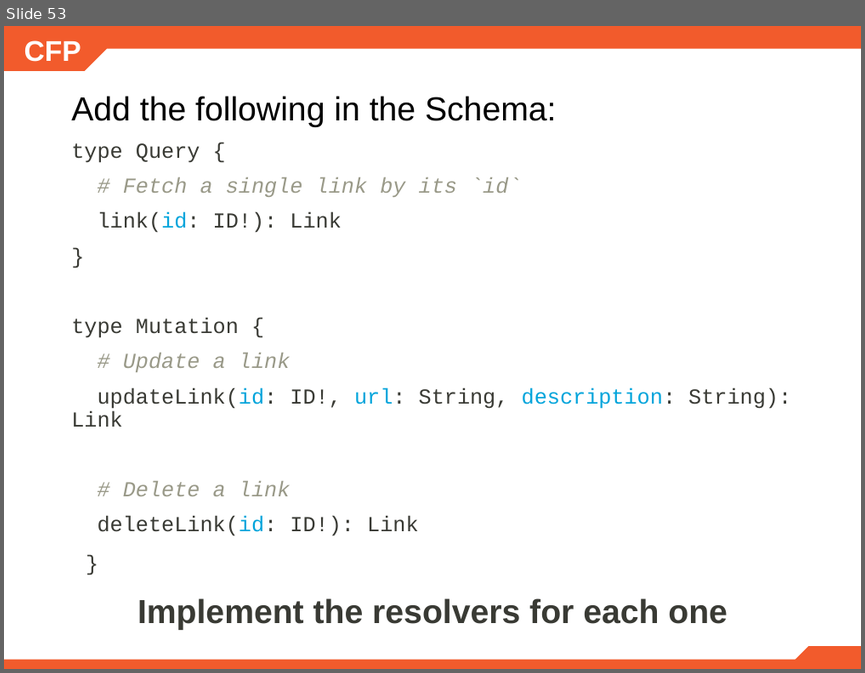
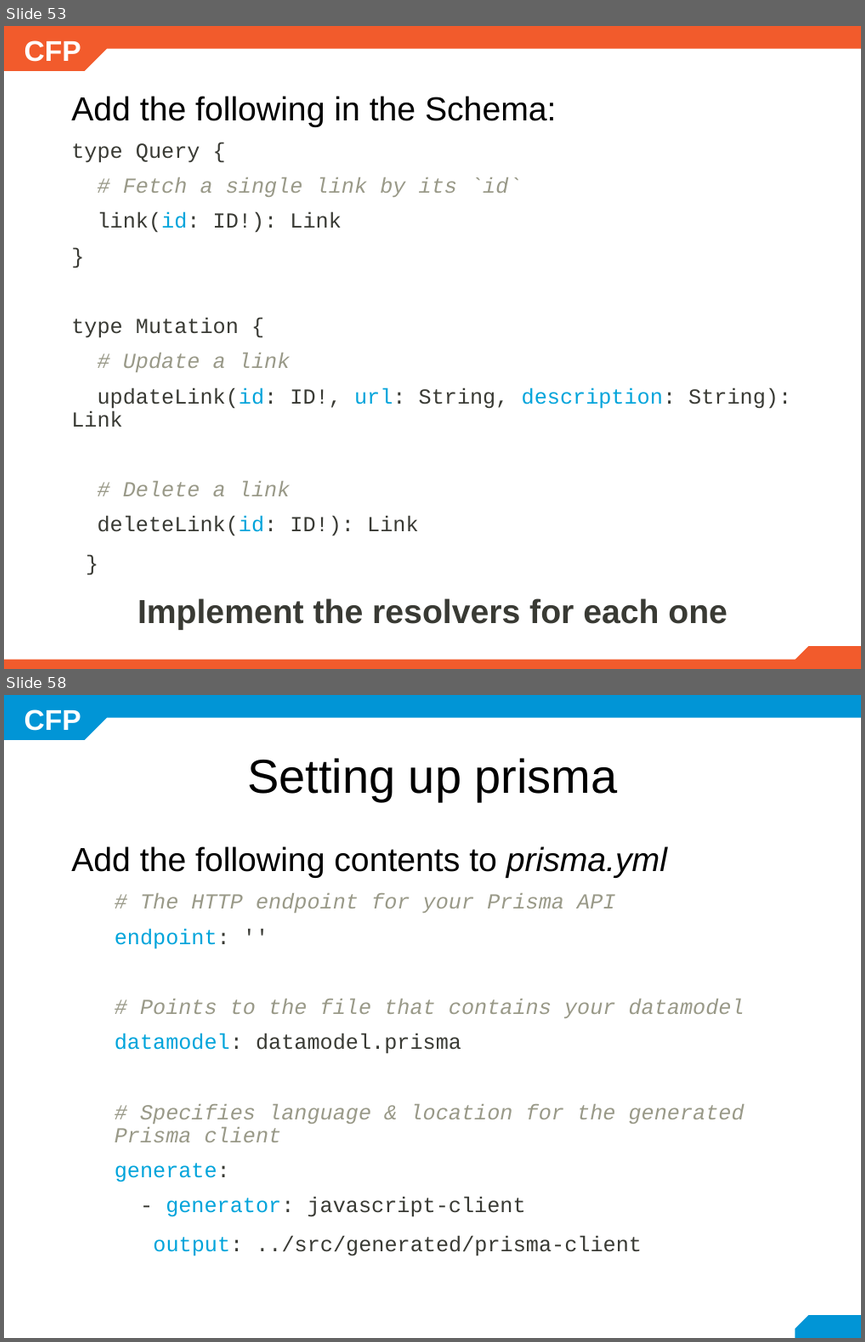
Before and after one commit to mariela21180/cfp-2019, a slide deck: modulo6/6.3.1/- GraphQL.pptx. Shown one above the other, each under a label of ours: slide 53 before the commit, slides 53 and 58 after it; the slides between them are not shown. The pictures are 865x673 and 865x1342 pixels, drawn with LibreOffice and Linux fonts; fonts in the diff are those of the drawing; background and template pictures are left out. Boxes give left, top, right and bottom in pixels: in the first picture for what was removed or moved away, otherwise in the second. Text is boxed around its words. In the diff, an @@ line names an element or a change of style, - is before the commit and + after.

```diff
--- a/modulo6/6.3.1/- GraphQL.pptx
+++ b/modulo6/6.3.1/- GraphQL.pptx
@@ slide 58 added at <box>4,695,861,1338</box>, background #FFFFFF; not listed: 1 template element that a slide beside it also shows @@
@@ snip rect added at <box>4,695,107,740</box>, fill #0195D6 @@
@@ rectangle added at <box>100,695,861,718</box>, fill #0195D6 @@
@@ title added at <box>247,758,618,801</box>, 40 pt, text #000000 @@
+Setting up prisma
@@ text added at <box>71,846,744,1256</box>, 18 pt, text #999988, italic @@
+Add the following contents to prisma.yml
+# The HTTP endpoint for your Prisma API
+endpoint: ''
+# Points to the file that contains your datamodel
+datamodel: datamodel.prisma
+# Specifies language & location for the generated Prisma client
+generate:
+- generator: javascript-client
+output: ../src/generated/prisma-client
@@ snip rect added at <box>794,1315,861,1338</box>, fill #0195D6 @@
```
Also in this commit, not shown: 1 slide changed, 38 other slides added, 1 other file.
